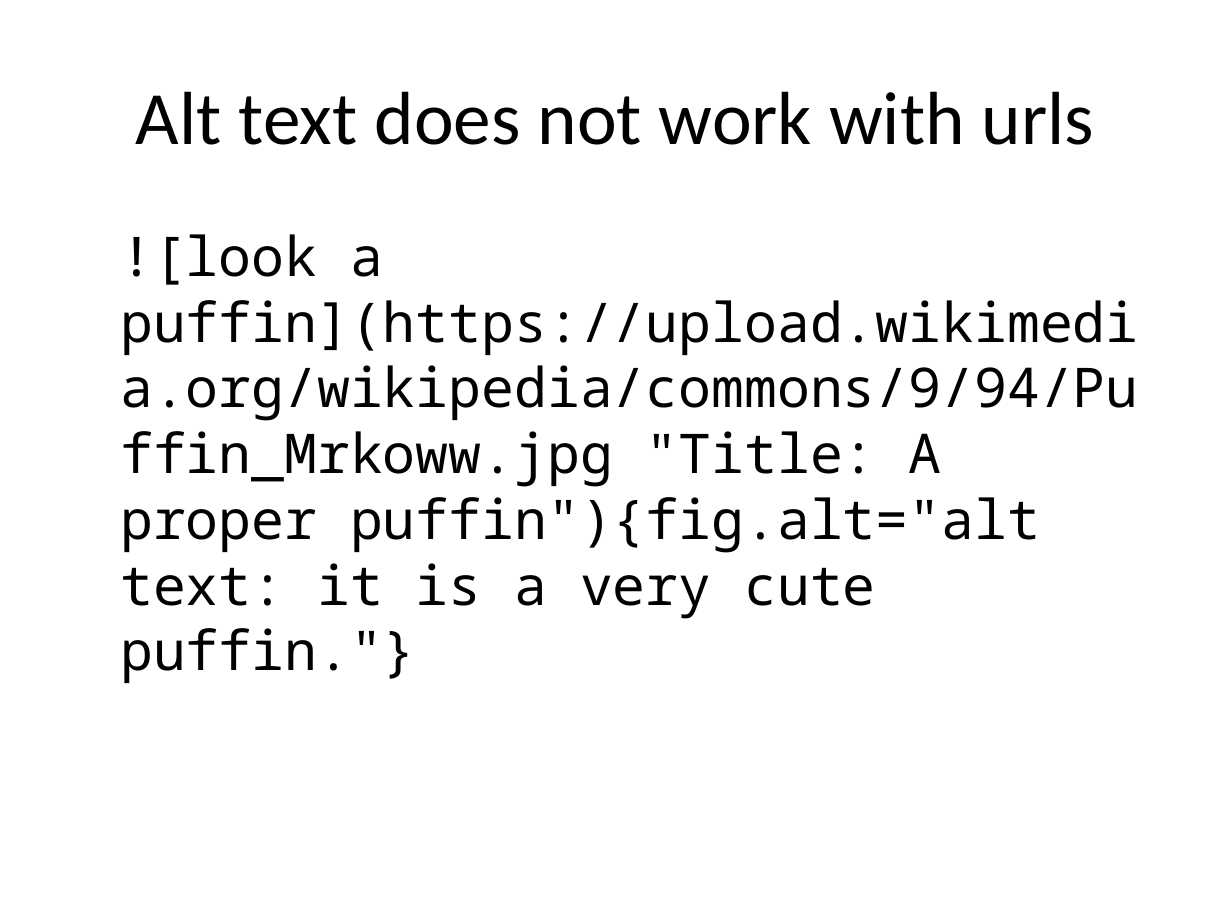
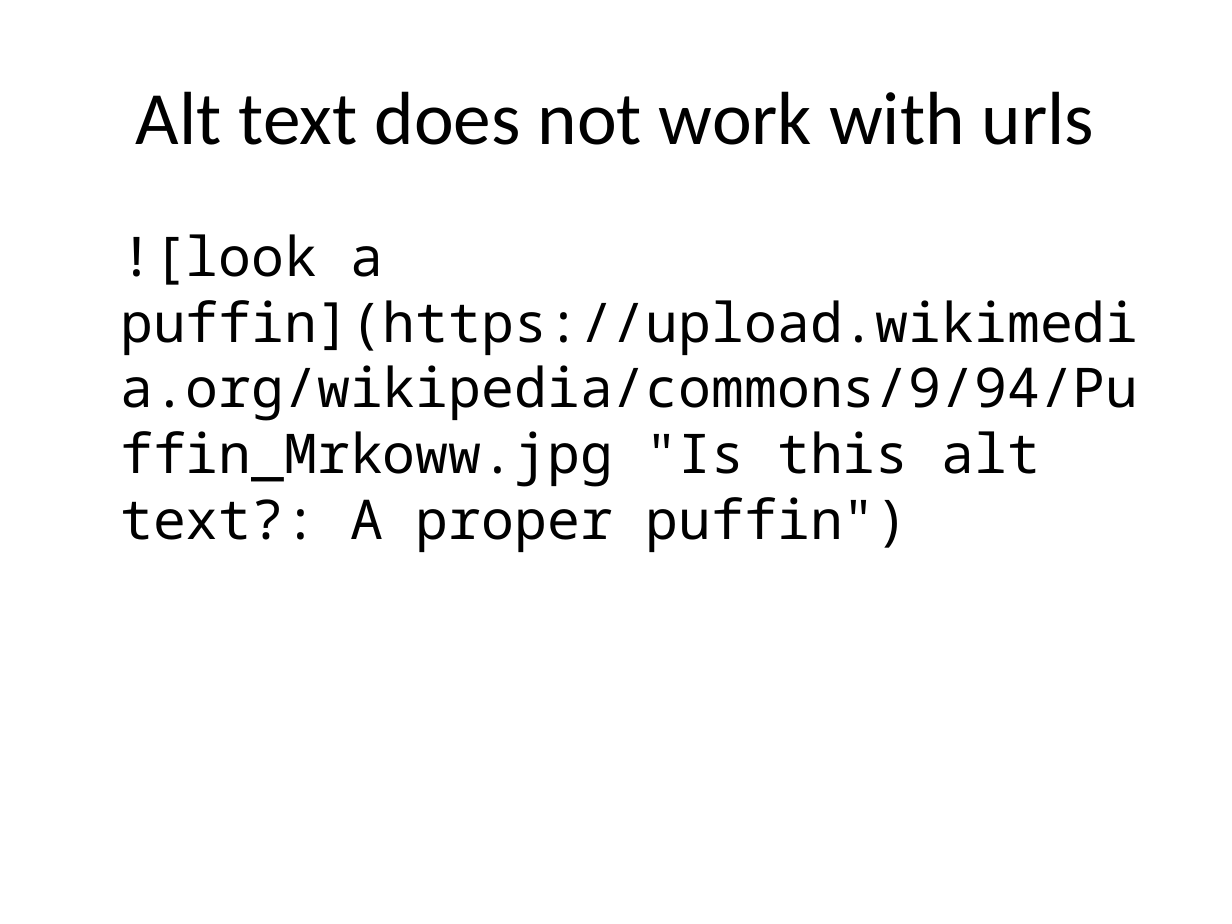
Before and after one commit to apreshill/rmd2ppt, a slide deck: slide 2 of reprex/alttext.pptx. Drawn at 1232x924 pixels with LibreOffice and Linux fonts; fonts in the diff are those of the drawing. Boxes give left, top, right and bottom in pixels: in the first picture for what was removed or moved away, otherwise in the second. Text is boxed around its words. In the diff, an @@ line names an element or a change of style, - is before the commit and + after.

```diff
--- a/reprex/alttext.pptx
+++ b/reprex/alttext.pptx
@@ text at (120,234,1139,552): text changed @@
-![look a puffin](https://upload.wikimedia.org/wikipedia/commons/9/94/Puffin_Mrkoww.jpg "Title: A proper puffin"){fig.alt="alt text: it is a very cute puffin."}
+![look a puffin](https://upload.wikimedia.org/wikipedia/commons/9/94/Puffin_Mrkoww.jpg "Is this alt text?: A proper puffin")
```
Also in this commit, not shown: 2 other slides changed, 1 other file.
